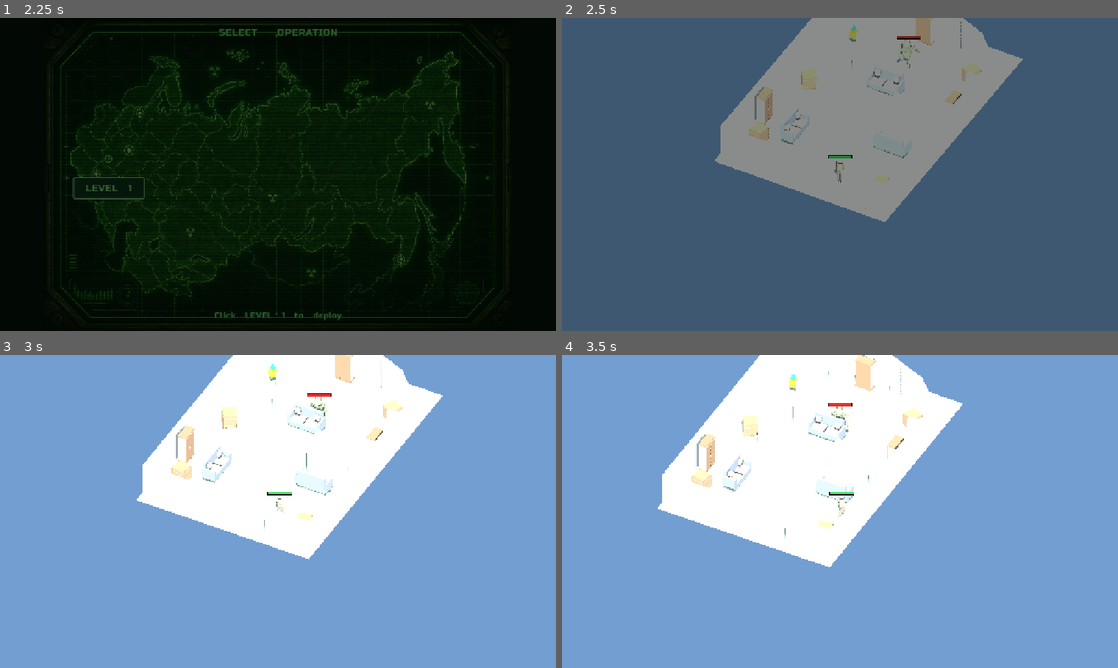
Above: before the commit, frames 1-4 (two rows, left to right).
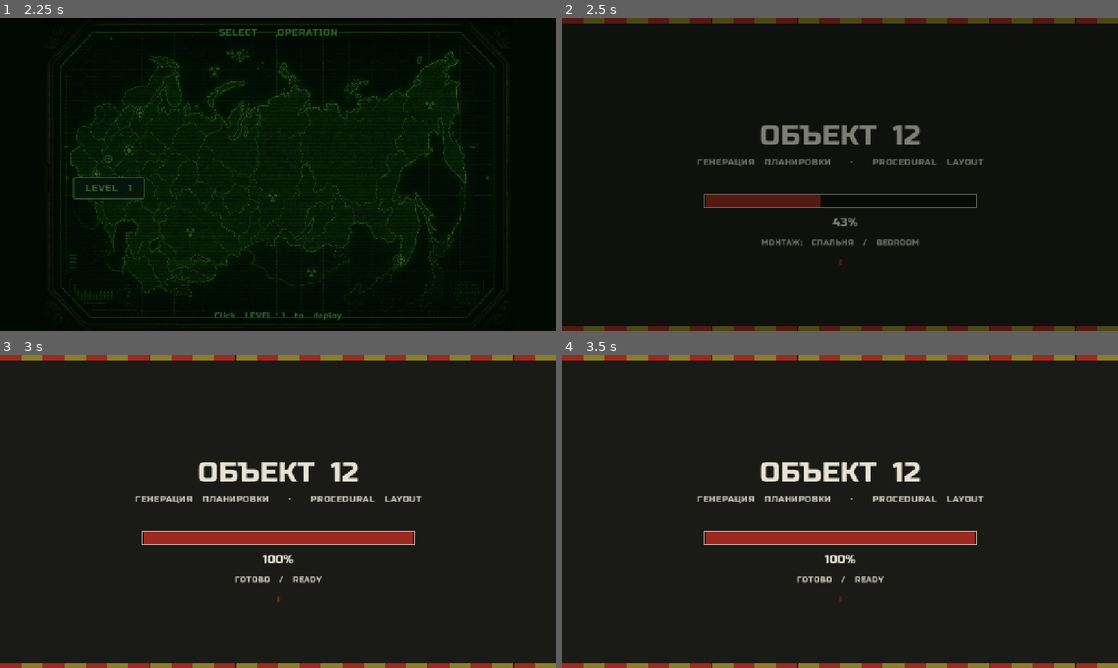
Above: after the commit, the same moments.

Repository: nhudson99/nuclear-winter
Game: Godot game, scene res://scenes/TitleScreen.tscn
Two runs of this game, one before a commit and one after it. Both use one fixed random seed, a clock stepped at 60 frames per second and the inputs below.
Inputs (mouse positions are in pixels of both pictures, inside the frame that each line leads up to):
- Up to frame 1 (2.25 s): tap Enter at 0.5 s; hold D (move_right) 0.53-1.28 s; tap E (interact) at 0.6, 1.35 s; click (278, 174) at 0.67 s; hold S (move_down) 1.28-2 s; click (278, 174) at 1.42 s; click "LEVEL 1" at 2 s
- Up to frame 2 (2.5 s): no input
- Up to frame 3 (3 s): move the mouse to (333, 442) at 2.77 s; hold D (move_right) from 2.78 s (still down); tap E (interact) at 2.85 s
- Up to frame 4 (3.5 s): keep holding D (move_right)

Frame 1 is identical in both runs. In frame 2, 99% of the frame differs, in the area x 0-100%, y 0-100%; in frame 3, 100%; in frame 4, 100%.

Commit message:
Wire Level 1 to generate its map behind the loading screen
Main.tscn no longer embeds a floorplan: it holds an empty GeneratedMap node
that MapGenerator fills on load, then the player, monster, objective and
exit are moved onto the layout it returns. Player input stays locked and the
monster stays idle until generation lands.

Co-authored-by: nathandhudson <nathandhudson@gmail.com>

Diff:
--- a/godot/scenes/Main.tscn
+++ b/godot/scenes/Main.tscn
@@ -1,101 +1,66 @@
-[gd_scene load_steps=16 format=3]
+[gd_scene load_steps=12 format=3]
 
-[ext_resource type="Script" path="res://scripts/Main.gd" id="1_q8u5g"]
-[ext_resource type="PackedScene" path="res://assets/maps/ussr_mansion_map.glb" id="2_lhr70"]
-[ext_resource type="PackedScene" path="res://assets/props/crate.glb" id="3_wp0k4"]
-[ext_resource type="PackedScene" path="res://assets/props/wardrobe.glb" id="4_bjd11"]
-[ext_resource type="PackedScene" path="res://assets/props/couch.glb" id="5_qmy6f"]
-[ext_resource type="Script" path="res://scripts/Player.gd" id="6_mwfav"]
-[ext_resource type="PackedScene" path="res://assets/characters/humanoid_scavenger.glb" id="7_3p2gp"]
-[ext_resource type="Script" path="res://scripts/Monster.gd" id="8_cvmbd"]
-[ext_resource type="PackedScene" path="res://assets/characters/enemy_monster.glb" id="9_ft6cd"]
-[ext_resource type="Script" path="res://scripts/PickupItem.gd" id="10_pickup"]
-[ext_resource type="Script" path="res://scripts/ExitZone.gd" id="11_exit"]
+[ext_resource type="Script" path="res://scripts/Main.gd" id="1_nxtc6"]
+[ext_resource type="Script" path="res://scripts/Player.gd" id="2_jlsqs"]
+[ext_resource type="PackedScene" path="res://assets/characters/humanoid_scavenger.glb" id="3_q8u5g"]
+[ext_resource type="Script" path="res://scripts/Monster.gd" id="4_lhr70"]
+[ext_resource type="PackedScene" path="res://assets/characters/enemy_monster.glb" id="5_wp0k4"]
+[ext_resource type="Script" path="res://scripts/PickupItem.gd" id="6_bjd11"]
+[ext_resource type="Script" path="res://scripts/ExitZone.gd" id="7_qmy6f"]
 
-[sub_resource type="Environment" id="Environment_bb450"]
+[sub_resource type="Environment" id="Environment_mwfav"]
 background_mode = 1
-background_color = Color(0.45, 0.62, 0.82, 1)
+background_color = Color(0.2, 0.21, 0.2, 1)
 ambient_light_source = 2
-ambient_light_color = Color(0.78, 0.82, 0.86, 1)
-ambient_light_energy = 0.7
+ambient_light_color = Color(0.66, 0.7, 0.68, 1)
+ambient_light_energy = 0.55
 
-[sub_resource type="CapsuleShape3D" id="CapsuleShape3D_nfivy"]
+[sub_resource type="CapsuleShape3D" id="CapsuleShape3D_3p2gp"]
 radius = 0.35
 height = 1.2
 
-[sub_resource type="CapsuleShape3D" id="CapsuleShape3D_1nqs0"]
+[sub_resource type="CapsuleShape3D" id="CapsuleShape3D_cvmbd"]
 radius = 0.42
 height = 1.35
 
-[sub_resource type="BoxShape3D" id="BoxShape3D_exit"]
-size = Vector3(4.5, 3, 2.4)
+[sub_resource type="BoxShape3D" id="BoxShape3D_ft6cd"]
+size = Vector3(3.2, 3, 3.2)
 
 [node name="Main" type="Node3D"]
-script = ExtResource("1_q8u5g")
+script = ExtResource("1_nxtc6")
 
 [node name="WorldEnvironment" type="WorldEnvironment" parent="."]
-environment = SubResource("Environment_bb450")
+environment = SubResource("Environment_mwfav")
 
 [node name="Sun" type="DirectionalLight3D" parent="."]
 transform = Transform3D(0.866025, -0.383022, 0.321394, 0, 0.642788, 0.766044, -0.5, -0.663414, 0.55667, 0, 0, 0)
-light_energy = 1.5
+light_color = Color(1, 0.95, 0.86, 1)
+light_energy = 1.25
 shadow_enabled = true
 
-[node name="MansionMap" type="Node3D" parent="." instance=ExtResource("2_lhr70")]
-
-[node name="Furniture" type="Node3D" parent="."]
-
-[node name="Crate_Entrance" type="Node3D" parent="Furniture" instance=ExtResource("3_wp0k4")]
-transform = Transform3D(0.951057, 0, 0.309017, 0, 1, 0, -0.309017, 0, 0.951057, 4.6, 0, 6.2)
-
-[node name="Crate_SW" type="Node3D" parent="Furniture" instance=ExtResource("3_wp0k4")]
-transform = Transform3D(0.978148, 0, -0.207912, 0, 1, 0, 0.207912, 0, 0.978148, -4.7, 0, 5.4)
-
-[node name="Crate_MidWest" type="Node3D" parent="Furniture" instance=ExtResource("3_wp0k4")]
-transform = Transform3D(0.819152, 0, 0.573576, 0, 1, 0, -0.573576, 0, 0.819152, -4.5, 0, -0.8)
-
-[node name="Crate_TopEast" type="Node3D" parent="Furniture" instance=ExtResource("3_wp0k4")]
-transform = Transform3D(0.906308, 0, -0.422618, 0, 1, 0, 0.422618, 0, 0.906308, 4.4, 0, -6.2)
-
-[node name="Wardrobe_East" type="Node3D" parent="Furniture" instance=ExtResource("4_bjd11")]
-transform = Transform3D(-4.37114e-08, 0, -1, 0, 1, 0, 1, 0, -4.37114e-08, 5.35, 0, -2)
-
-[node name="Wardrobe_West" type="Node3D" parent="Furniture" instance=ExtResource("4_bjd11")]
-transform = Transform3D(-4.37114e-08, 0, 1, 0, 1, 0, -1, 0, -4.37114e-08, -5.35, 0, 3.5)
-
-[node name="Wardrobe_North" type="Node3D" parent="Furniture" instance=ExtResource("4_bjd11")]
-transform = Transform3D(-1, 0, -8.74228e-08, 0, 1, 0, 8.74228e-08, 0, -1, -0.1, 0, -8.2)
-
-[node name="Couch_Center" type="Node3D" parent="Furniture" instance=ExtResource("5_qmy6f")]
-transform = Transform3D(1, 0, 0, 0, 1, 0, 0, 0, 1, 0, 0, -2.8)
-
-[node name="Couch_SE" type="Node3D" parent="Furniture" instance=ExtResource("5_qmy6f")]
-transform = Transform3D(-1, 0, -8.74228e-08, 0, 1, 0, 8.74228e-08, 0, -1, 3.2, 0, 2.2)
-
-[node name="Couch_SW" type="Node3D" parent="Furniture" instance=ExtResource("5_qmy6f")]
-transform = Transform3D(-4.37114e-08, 0, 1, 0, 1, 0, -1, 0, -4.37114e-08, -3, 0, 3.8)
+[node name="GeneratedMap" type="Node3D" parent="."]
 
 [node name="Player" type="CharacterBody3D" parent="."]
-transform = Transform3D(1, 0, 0, 0, 1, 0, 0, 0, 1, 1.8, 0.05, 6.5)
+transform = Transform3D(1, 0, 0, 0, 1, 0, 0, 0, 1, 0, 0.05, 0)
 collision_layer = 2
-script = ExtResource("6_mwfav")
+script = ExtResource("2_jlsqs")
 
 [node name="CollisionShape3D" type="CollisionShape3D" parent="Player"]
 transform = Transform3D(1, 0, 0, 0, 1, 0, 0, 0, 1, 0, 0.9, 0)
-shape = SubResource("CapsuleShape3D_nfivy")
+shape = SubResource("CapsuleShape3D_3p2gp")
 
-[node name="Humanoid" type="Node3D" parent="Player" instance=ExtResource("7_3p2gp")]
+[node name="Humanoid" type="Node3D" parent="Player" instance=ExtResource("3_q8u5g")]
 
 [node name="Monster" type="CharacterBody3D" parent="."]
-transform = Transform3D(1, 0, 0, 0, 1, 0, 0, 0, 1, 0, 0.05, -6.2)
+transform = Transform3D(1, 0, 0, 0, 1, 0, 0, 0, 1, 0, 0.05, -12)
 collision_layer = 4
-script = ExtResource("8_cvmbd")
+script = ExtResource("4_lhr70")
 
 [node name="CollisionShape3D" type="CollisionShape3D" parent="Monster"]
 transform = Transform3D(1, 0, 0, 0, 1, 0, 0, 0, 1, 0, 1, 0)
-shape = SubResource("CapsuleShape3D_1nqs0")
+shape = SubResource("CapsuleShape3D_cvmbd")
 
-[node name="MonsterMesh" type="Node3D" parent="Monster" instance=ExtResource("9_ft6cd")]
+[node name="MonsterMesh" type="Node3D" parent="Monster" instance=ExtResource("5_wp0k4")]
 transform = Transform3D(-1, 0, -8.74228e-08, 0, 1, 0, 8.74228e-08, 0, -1, 0, 0, 0)
 
 [node name="IsoCamera" type="Camera3D" parent="."]
@@ -105,17 +70,13 @@
 far = 250.0
 
 [node name="PickupItem" type="Area3D" parent="."]
-transform = Transform3D(1, 0, 0, 0, 1, 0, 0, 0, 1, -4, 0.05, -5.8)
-script = ExtResource("10_pickup")
+transform = Transform3D(1, 0, 0, 0, 1, 0, 0, 0, 1, 0, 0.05, -24)
+script = ExtResource("6_bjd11")
 
 [node name="ExitZone" type="Area3D" parent="."]
-transform = Transform3D(1, 0, 0, 0, 1, 0, 0, 0, 1, 0, 0, 7.6)
-collision_layer = 0
-collision_mask = 2
-monitoring = true
-monitorable = false
-script = ExtResource("11_exit")
+transform = Transform3D(1, 0, 0, 0, 1, 0, 0, 0, 1, 0, 0, 6)
+script = ExtResource("7_qmy6f")
 
 [node name="CollisionShape3D" type="CollisionShape3D" parent="ExitZone"]
 transform = Transform3D(1, 0, 0, 0, 1, 0, 0, 0, 1, 0, 1.5, 0)
-shape = SubResource("BoxShape3D_exit")
+shape = SubResource("BoxShape3D_ft6cd")
--- a/godot/scripts/Main.gd
+++ b/godot/scripts/Main.gd
@@ -1,32 +1,48 @@
 extends Node3D
 
-enum GameState { PLAYING, WON, LOST }
+## Level 1. The floorplan is not authored: on load, MapGenerator stitches the
+## four Blender room modules into a pseudorandom layout while the loading screen
+## reports progress, then the player, monster, objective and exit are placed
+## from the layout it returns.
+
+signal level_ready(layout: Dictionary)
+
+enum GameState { LOADING, PLAYING, WON, LOST }
+
+const LOADING_SCREEN := preload("res://scenes/LoadingScreen.tscn")
 
 @onready var camera: Camera3D = $IsoCamera
 @onready var player: CharacterBody3D = $Player
-@onready var map_root: Node3D = $MansionMap
+@onready var map_root: Node3D = $GeneratedMap
 @onready var monster: CharacterBody3D = $Monster
 
 @export var camera_distance: float = 22.0
 @export var camera_height: float = 22.0
 @export var follow_lerp: float = 10.0
+@export var room_count: int = 9
+## Zero draws a fresh layout every run; any other value replays that exact map.
+@export var level_seed: int = 0
+## Floor on how long the overlay stays up, so generation is readable when the
+## map assembles in a handful of frames.
+@export var min_loading_seconds: float = 1.2
 
-var _state: GameState = GameState.PLAYING
+var _state: GameState = GameState.LOADING
 var _status_label: Label
+var _layout: Dictionary = {}
+var _loading: CanvasLayer
 
 func _ready() -> void:
-	_ensure_collision(map_root)
-	var furniture := get_node_or_null("Furniture")
-	if furniture:
-		_ensure_collision(furniture)
 	camera.projection = Camera3D.PROJECTION_ORTHOGONAL
 	camera.size = 20.0
 	camera.near = 0.05
 	camera.far = 250.0
 	camera.current = true
-	_snap_camera()
 	_setup_hud()
 	_wire_game_loop()
+	# Nothing exists to walk around in until generation lands.
+	player.lock_input()
+	monster.set_physics_process(false)
+	_build_level()
 
 func _physics_process(delta: float) -> void:
 	# High isometric look similar to the Blender reference render.
@@ -36,6 +52,57 @@
 
 func get_game_state() -> GameState:
 	return _state
+
+## Layout returned by MapGenerator; empty until `level_ready` fires.
+func get_layout() -> Dictionary:
+	return _layout
+
+func is_level_ready() -> bool:
+	return _state != GameState.LOADING
+
+func _build_level() -> void:
+	var started := Time.get_ticks_msec()
+	_loading = LOADING_SCREEN.instantiate()
+	add_child(_loading)
+
+	var generator := MapGenerator.new()
+	generator.name = "MapGenerator"
+	add_child(generator)
+	generator.progress.connect(_loading.set_progress)
+
+	var used_seed := level_seed if level_seed != 0 else randi()
+	_layout = await generator.generate(map_root, used_seed, room_count)
+	generator.queue_free()
+	_apply_layout(_layout)
+
+	while Time.get_ticks_msec() - started < int(min_loading_seconds * 1000.0):
+		await get_tree().process_frame
+
+	_loading.snap_to_end()
+	await get_tree().process_frame
+	await _loading.fade_out()
+	_loading = null
+
+	_state = GameState.PLAYING
+	player.unlock_input()
+	monster.set_physics_process(true)
+	level_ready.emit(_layout)
+
+func _apply_layout(layout: Dictionary) -> void:
+	player.global_position = layout.get("start", Vector3.ZERO)
+	player.velocity = Vector3.ZERO
+	monster.global_position = layout.get("monster", Vector3.ZERO)
+	monster.velocity = Vector3.ZERO
+
+	var pickup := get_node_or_null("PickupItem") as Node3D
+	if pickup:
+		pickup.global_position = layout.get("objective", Vector3.ZERO)
+	var exit_zone := get_node_or_null("ExitZone") as Node3D
+	if exit_zone:
+		exit_zone.global_position = layout.get("exit", Vector3.ZERO)
+
+	monster.configure_level(layout.get("rooms", []), layout.get("bounds", AABB()))
+	_snap_camera()
 
 func _snap_camera() -> void:
 	camera.global_position = player.global_position + Vector3(camera_distance * 0.55, camera_height, camera_distance)
@@ -96,16 +163,3 @@
 	if _status_label:
 		_status_label.text = message
 		_status_label.visible = true
-
-func _ensure_collision(node: Node) -> void:
-	if node is MeshInstance3D:
-		var mi := node as MeshInstance3D
-		var has_static := false
-		for child in mi.get_children():
-			if child is StaticBody3D:
-				has_static = true
-				break
-		if not has_static and mi.mesh != null:
-			mi.create_trimesh_collision()
-	for child in node.get_children():
-		_ensure_collision(child)
--- a/godot/scripts/Player.gd
+++ b/godot/scripts/Player.gd
@@ -97,6 +97,9 @@
 	_input_locked = true
 	velocity = Vector3.ZERO
 
+func unlock_input() -> void:
+	_input_locked = false
+
 func _try_interact() -> void:
 	if _has_item:
 		return
--- a/godot/tools/build_main_scene.gd
+++ b/godot/tools/build_main_scene.gd
@@ -1,29 +1,28 @@
 extends SceneTree
 
-## Build a clean Main.tscn: map + furniture + player + monster + iso camera.
-## Only top-level authored nodes get scene ownership so packed GLBs stay external.
+## Build a clean Main.tscn: lighting, iso camera, and the actors.
+##
+## The floorplan is deliberately absent. Main.gd runs MapGenerator at load time,
+## which fills the empty `GeneratedMap` node with room tiles and then moves the
+## player, monster, objective and exit onto the layout it produced. Positions
+## authored here are only placeholders for the first frame.
 
 func _initialize() -> void:
 	call_deferred("_build")
 
 func _build() -> void:
-	var map_path := "res://assets/maps/ussr_mansion_map.glb"
 	var humanoid_path := "res://assets/characters/humanoid_scavenger.glb"
 	var monster_path := "res://assets/characters/enemy_monster.glb"
-	var prop_paths := {
-		"crate": "res://assets/props/crate.glb",
-		"wardrobe": "res://assets/props/wardrobe.glb",
-		"couch": "res://assets/props/couch.glb",
-	}
 
-	for path in [map_path, humanoid_path, monster_path]:
+	for path in [humanoid_path, monster_path]:
 		if not ResourceLoader.exists(path):
 			push_error("Missing: " + path)
 			quit(1)
 			return
-	for key in prop_paths:
-		if not ResourceLoader.exists(prop_paths[key]):
-			push_error("Missing prop: " + prop_paths[key])
+	for type_name in MapGenerator.ROOM_TYPES:
+		var room_path: String = MapGenerator.ROOM_SCENES[type_name]
+		if not ResourceLoader.exists(room_path):
+			push_error("Missing room module: " + room_path)
 			quit(1)
 			return
 
@@ -35,62 +34,36 @@
 	world_env.name = "WorldEnvironment"
 	var env := Environment.new()
 	env.background_mode = Environment.BG_COLOR
-	env.background_color = Color(0.45, 0.62, 0.82)
+	# Overcast fallout haze rather than the old clear blue sky.
+	env.background_color = Color(0.20, 0.21, 0.20)
 	env.ambient_light_source = Environment.AMBIENT_SOURCE_COLOR
-	env.ambient_light_color = Color(0.78, 0.82, 0.86)
-	env.ambient_light_energy = 0.7
+	env.ambient_light_color = Color(0.66, 0.70, 0.68)
+	env.ambient_light_energy = 0.55
 	world_env.environment = env
 	main.add_child(world_env)
 	world_env.owner = main
 
 	var sun := DirectionalLight3D.new()
 	sun.name = "Sun"
-	sun.light_energy = 1.5
+	sun.light_energy = 1.25
+	sun.light_color = Color(1.0, 0.95, 0.86)
 	sun.shadow_enabled = true
 	sun.rotation_degrees = Vector3(-50, 30, 0)
 	main.add_child(sun)
 	sun.owner = main
 
-	var map_root: Node3D = (load(map_path) as PackedScene).instantiate()
-	map_root.name = "MansionMap"
-	main.add_child(map_root)
-	map_root.owner = main
-
-	var furniture := Node3D.new()
-	furniture.name = "Furniture"
-	main.add_child(furniture)
-	furniture.owner = main
-
-	# Placements in Godot space (glTF Y-up): Blender +Y -> Godot -Z.
-	# Southern entrance ~ z=+8; northern tip ~ z=-9.
-	var placements: Array = [
-		{"name": "Crate_Entrance", "prop": "crate", "pos": Vector3(4.6, 0.0, 6.2), "yaw": 18.0},
-		{"name": "Crate_SW", "prop": "crate", "pos": Vector3(-4.7, 0.0, 5.4), "yaw": -12.0},
-		{"name": "Crate_MidWest", "prop": "crate", "pos": Vector3(-4.5, 0.0, -0.8), "yaw": 35.0},
-		{"name": "Crate_TopEast", "prop": "crate", "pos": Vector3(4.4, 0.0, -6.2), "yaw": -25.0},
-		{"name": "Wardrobe_East", "prop": "wardrobe", "pos": Vector3(5.35, 0.0, -2.0), "yaw": -90.0},
-		{"name": "Wardrobe_West", "prop": "wardrobe", "pos": Vector3(-5.35, 0.0, 3.5), "yaw": 90.0},
-		{"name": "Wardrobe_North", "prop": "wardrobe", "pos": Vector3(-0.1, 0.0, -8.2), "yaw": 180.0},
-		{"name": "Couch_Center", "prop": "couch", "pos": Vector3(0.0, 0.0, -2.8), "yaw": 0.0},
-		{"name": "Couch_SE", "prop": "couch", "pos": Vector3(3.2, 0.0, 2.2), "yaw": 180.0},
-		{"name": "Couch_SW", "prop": "couch", "pos": Vector3(-3.0, 0.0, 3.8), "yaw": 90.0},
-	]
-
-	for item in placements:
-		var scene: PackedScene = load(prop_paths[item["prop"]])
-		var node: Node3D = scene.instantiate()
-		node.name = item["name"]
-		node.position = item["pos"]
-		node.rotation_degrees = Vector3(0.0, item["yaw"], 0.0)
-		furniture.add_child(node)
-		node.owner = main
+	# Filled by MapGenerator during the loading screen.
+	var generated_map := Node3D.new()
+	generated_map.name = "GeneratedMap"
+	main.add_child(generated_map)
+	generated_map.owner = main
 
 	var player := CharacterBody3D.new()
 	player.name = "Player"
 	player.set_script(load("res://scripts/Player.gd"))
 	player.collision_layer = 2
 	player.collision_mask = 1
-	player.position = Vector3(1.8, 0.05, 6.5)
+	player.position = Vector3(0.0, 0.05, 0.0)
 	main.add_child(player)
 	player.owner = main
 
@@ -114,7 +87,7 @@
 	monster.set_script(load("res://scripts/Monster.gd"))
 	monster.collision_layer = 4
 	monster.collision_mask = 1
-	monster.position = Vector3(0.0, 0.05, -6.2)
+	monster.position = Vector3(0.0, 0.05, -MapGenerator.TILE)
 	main.add_child(monster)
 	monster.owner = main
 
@@ -144,25 +117,25 @@
 	main.add_child(camera)
 	camera.owner = main
 
-	# Objective deep in the north-west rooms; exit is the southern doorway.
 	var pickup := Area3D.new()
 	pickup.name = "PickupItem"
 	pickup.set_script(load("res://scripts/PickupItem.gd"))
-	pickup.position = Vector3(-4.0, 0.05, -5.8)
+	pickup.position = Vector3(0.0, 0.05, -MapGenerator.TILE * 2.0)
 	main.add_child(pickup)
 	pickup.owner = main
 
 	var exit_zone := Area3D.new()
 	exit_zone.name = "ExitZone"
 	exit_zone.set_script(load("res://scripts/ExitZone.gd"))
-	exit_zone.position = Vector3(0.0, 0.0, 7.6)
+	exit_zone.position = Vector3(0.0, 0.0, MapGenerator.TILE * 0.5)
 	main.add_child(exit_zone)
 	exit_zone.owner = main
 
 	var exit_shape := CollisionShape3D.new()
 	exit_shape.name = "CollisionShape3D"
 	var exit_box := BoxShape3D.new()
-	exit_box.size = Vector3(4.5, 3.0, 2.4)
+	# Roughly one doorway wide; the exit can land on any side of the start room.
+	exit_box.size = Vector3(3.2, 3.0, 3.2)
 	exit_shape.shape = exit_box
 	exit_shape.position = Vector3(0.0, 1.5, 0.0)
 	exit_zone.add_child(exit_shape)
@@ -181,5 +154,5 @@
 		quit(1)
 		return
 
-	print("Wrote res://scenes/Main.tscn with %d furniture props + monster + game loop" % placements.size())
+	print("Wrote res://scenes/Main.tscn (procedural map, %d room modules available)" % MapGenerator.ROOM_TYPES.size())
 	quit(0)
